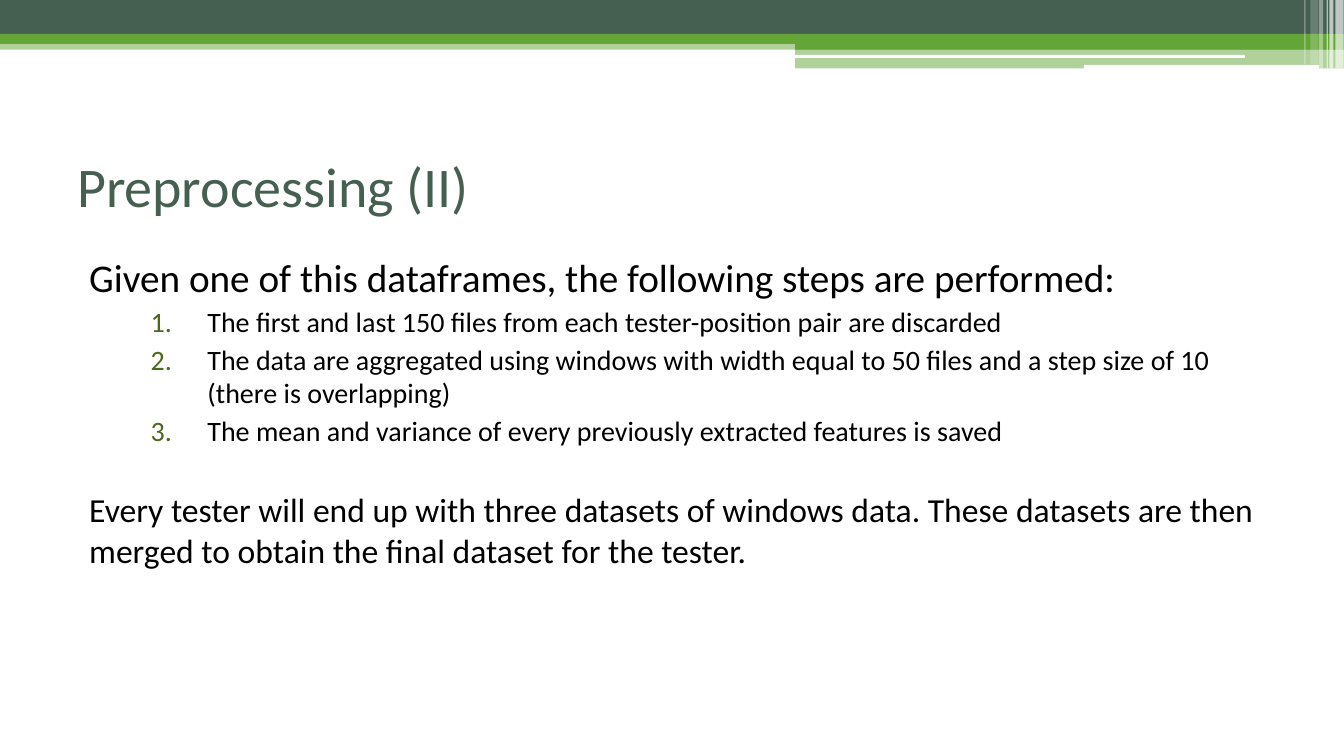
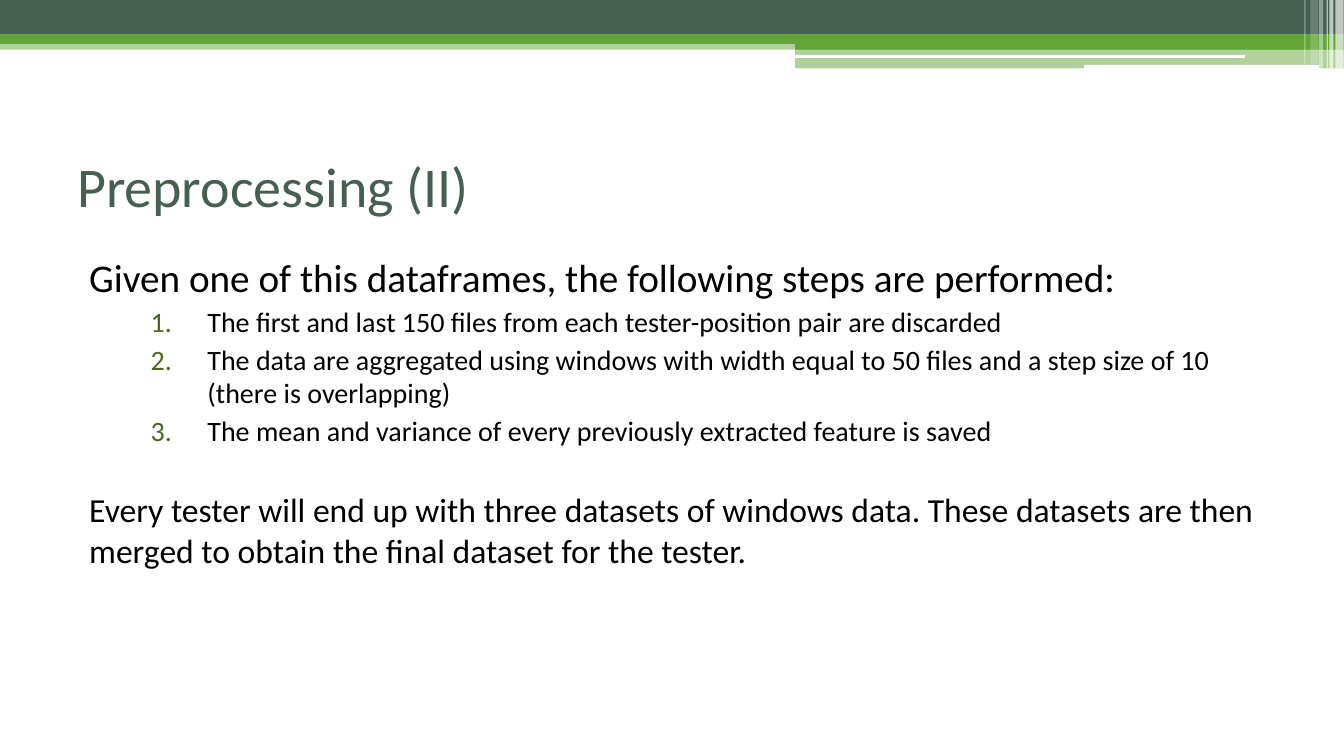
Before and after one commit to EmanueleTinghi/Data-Mining-Project, a slide deck: slide 7 of Docs/Presentation.pptx. Drawn at 1344x756 pixels with LibreOffice and Linux fonts; fonts in the diff are those of the drawing. Boxes give left, top, right and bottom in pixels: in the first picture for what was removed or moved away, otherwise in the second. Text is boxed around its words. In the diff, an @@ line names an element or a change of style, - is before the commit and + after.

```diff
--- a/Docs/Presentation.pptx
+++ b/Docs/Presentation.pptx
@@ text at (207, 421, 991, 446): text changed @@
-    3. The mean and variance of every previously extracted features is saved
+    3. The mean and variance of every previously extracted feature is saved
```
Also in this commit, not shown: 5 other slides changed.
